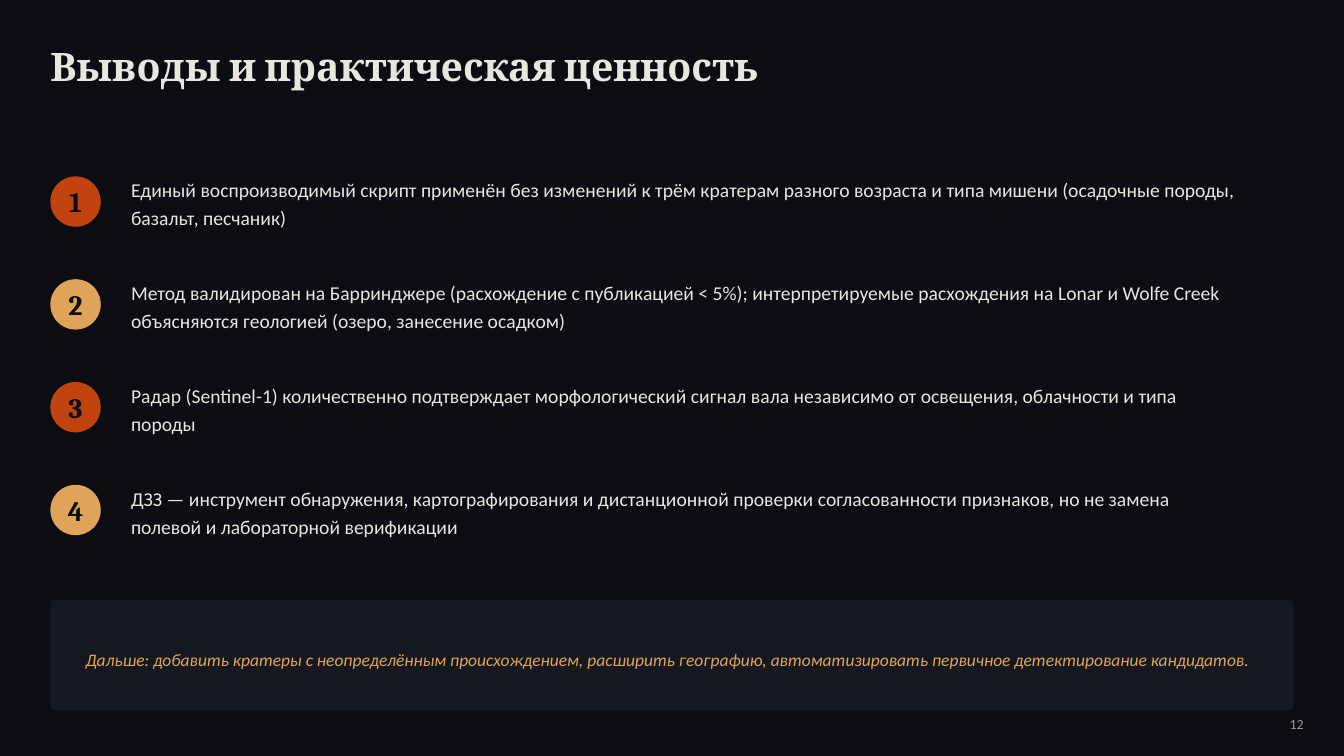
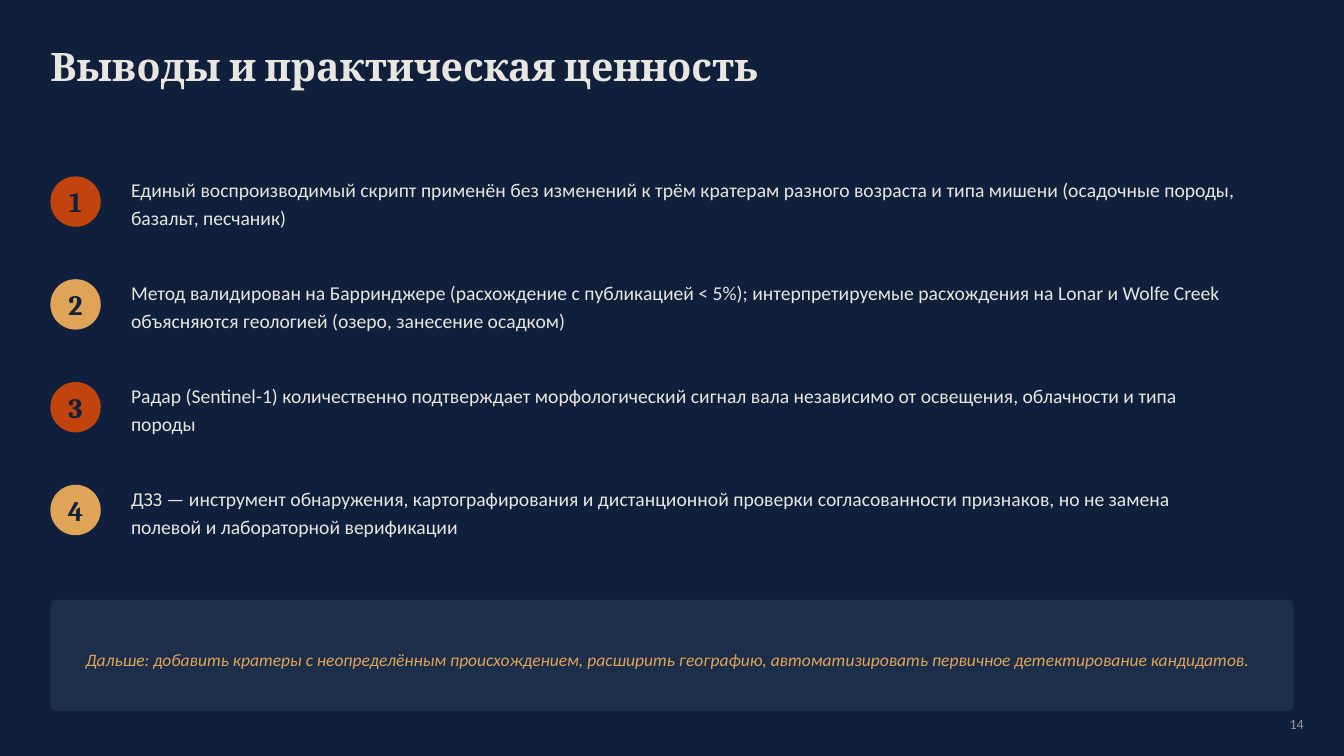
Before and after one commit to oterma19/craters-remote, a slide deck: slide 14 of crater_presentation.pptx (slide 12 before the commit). Drawn at 1344x756 pixels with LibreOffice and Linux fonts; fonts in the diff are those of the drawing. Boxes give left, top, right and bottom in pixels: in the first picture for what was removed or moved away, otherwise in the second. Text is boxed around its words. In the diff, an @@ line names an element or a change of style, - is before the commit and + after.

```diff
--- a/crater_presentation.pptx
+++ b/crater_presentation.pptx
@@ background #0B0D13 to #10203C @@
@@ text colour #0B0D13 to #10203C in 4 elements at [50,176,101,227], [50,279,101,330], [50,382,101,433], [50,485,101,535] @@
@@ rounded rectangle at [50,600,1294,711]: fill #15181F to #1C2E4A @@
@@ text at [1290,720,1304,729]: text changed @@
-12
+14
```
Also in this commit, not shown: 12 other slides changed, 2 slides added, 11 other files.
